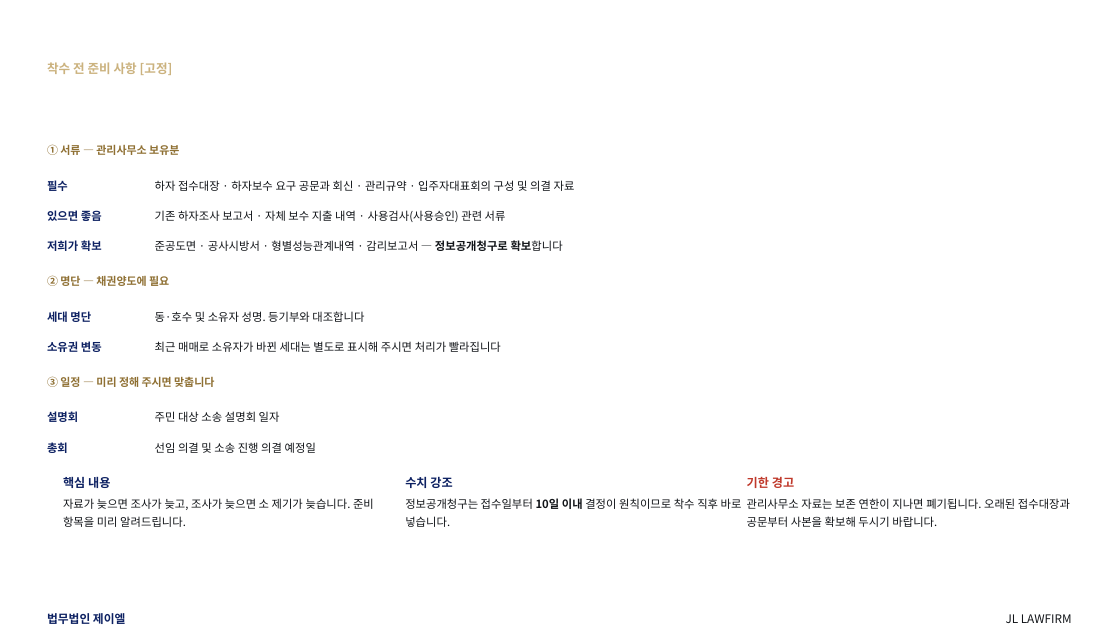
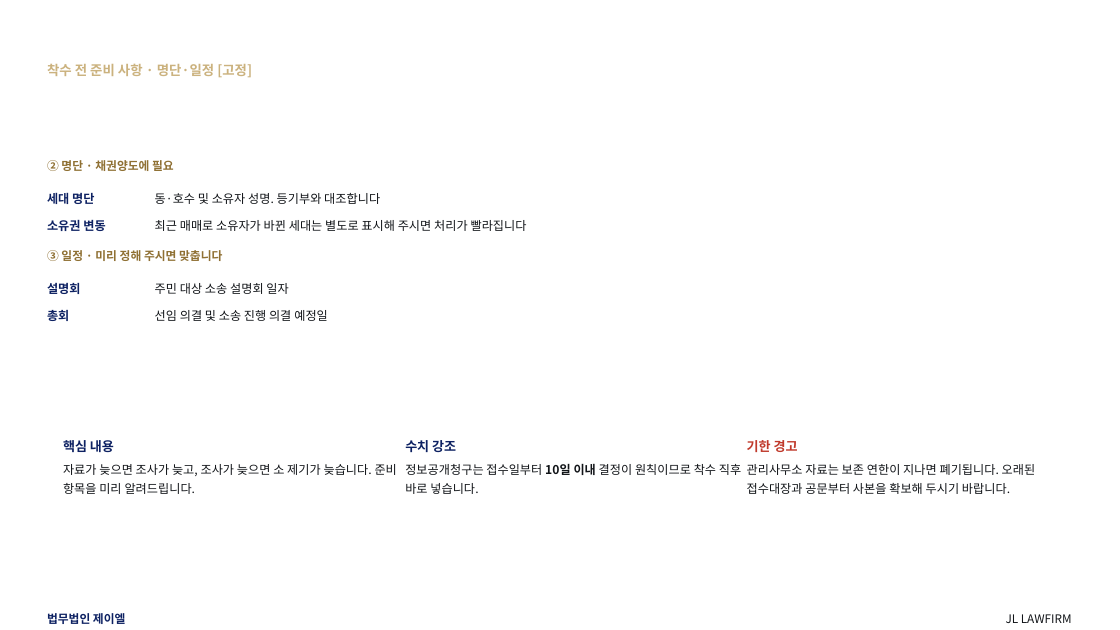
Before and after one commit to kingjin77-rgb/jl-magazine, a slide deck: slide 90 of template/design/preview/JL_하자소송_기본제안서.pptx (slide 66 before the commit). Drawn at 1120x630 pixels with LibreOffice and Linux fonts; fonts in the diff are those of the drawing; background and template pictures are left out. Boxes give left, top, right and bottom in pixels: in the first picture for what was removed or moved away, otherwise in the second. Text is boxed around its words. In the diff, an @@ line names an element or a change of style, - is before the commit and + after.

```diff
--- a/template/design/preview/JL_하자소송_기본제안서.pptx
+++ b/template/design/preview/JL_하자소송_기본제안서.pptx
@@ text at bbox=[47, 63, 252, 77]: text changed; size 10.8 to 11.5 pt @@
-착수 전 준비 사항 [고정]
+착수 전 준비 사항 · 명단·일정 [고정]
@@ text removed at bbox=[47, 144, 179, 155] @@
-① 서류 — 관리사무소 보유분
@@ text at bbox=[47, 160, 174, 171]: text changed; size 9.4 to 10.1 pt @@
-② 명단 — 채권양도에 필요
+② 명단 · 채권양도에 필요
@@ text removed at bbox=[47, 180, 68, 191] @@
-필수
@@ text removed at bbox=[47, 208, 102, 223] @@
-있으면 좋음
@@ text removed at bbox=[155, 180, 575, 191] @@
-하자 접수대장 · 하자보수 요구 공문과 회신 · 관리규약 · 입주자대표회의 구성 및 의결 자료
@@ 4 texts: place and size @@
-4 texts at bbox=[47, 311, 501, 352]
+4 texts at bbox=[47, 193, 527, 231]
@@ text removed at bbox=[155, 210, 506, 222] @@
-기존 하자조사 보고서 · 자체 보수 지출 내역 · 사용검사(사용승인) 관련 서류
@@ text at bbox=[47, 250, 222, 261]: text changed; size 9.4 to 10.1 pt @@
-③ 일정 — 미리 정해 주시면 맞춥니다
+③ 일정 · 미리 정해 주시면 맞춥니다
@@ text removed at bbox=[47, 240, 102, 251] @@
-저희가 확보
@@ text removed at bbox=[155, 240, 563, 251] @@
-준공도면 · 공사시방서 · 형별성능관계내역 · 감리보고서 — 정보공개청구로 확보합니다
@@ text "설명회": place and size @@
-text "설명회" at bbox=[47, 411, 78, 422]
+text "설명회" at bbox=[47, 283, 81, 294]
@@ text "주민 대상 소송 설명회 일자": place and size @@
-text "주민 대상 소송 설명회 일자" at bbox=[155, 411, 280, 422]
+text "주민 대상 소송 설명회 일자" at bbox=[155, 283, 288, 294]
@@ size 9.7 to 10.4 pt; line spacing 15.1pt to 16.2pt in 8 elements at bbox=[155, 193, 380, 204], bbox=[47, 193, 94, 204], bbox=[155, 220, 527, 231], bbox=[47, 219, 105, 231], bbox=[155, 283, 288, 294], bbox=[47, 283, 81, 294], bbox=[155, 310, 328, 321], bbox=[47, 310, 69, 321] @@
@@ text "총회": place and size @@
-text "총회" at bbox=[47, 442, 68, 453]
+text "총회" at bbox=[47, 310, 69, 321]
@@ text "선임 의결 및 소송 진행 ...": place and size @@
-text "선임 의결 및 소송 진행 ..." at bbox=[155, 442, 316, 453]
+text "선임 의결 및 소송 진행 ..." at bbox=[155, 310, 328, 321]
@@ 6 texts: place and size @@
-6 texts at bbox=[63, 476, 1070, 527]
+6 texts at bbox=[63, 440, 1036, 494]
@@ size 10.4 to 11.2 pt; line spacing 14.6pt to 15.6pt in 3 elements at bbox=[63, 440, 114, 452], bbox=[405, 440, 456, 452], bbox=[747, 440, 798, 452] @@
@@ size 9.7 to 10.4 pt; line spacing 15.6pt to 16.7pt in 3 elements at bbox=[63, 464, 397, 494], bbox=[405, 463, 741, 494], bbox=[747, 464, 1036, 494] @@
```
Also in this commit, not shown: 58 other slides changed, 24 slides added, 3 other files.
